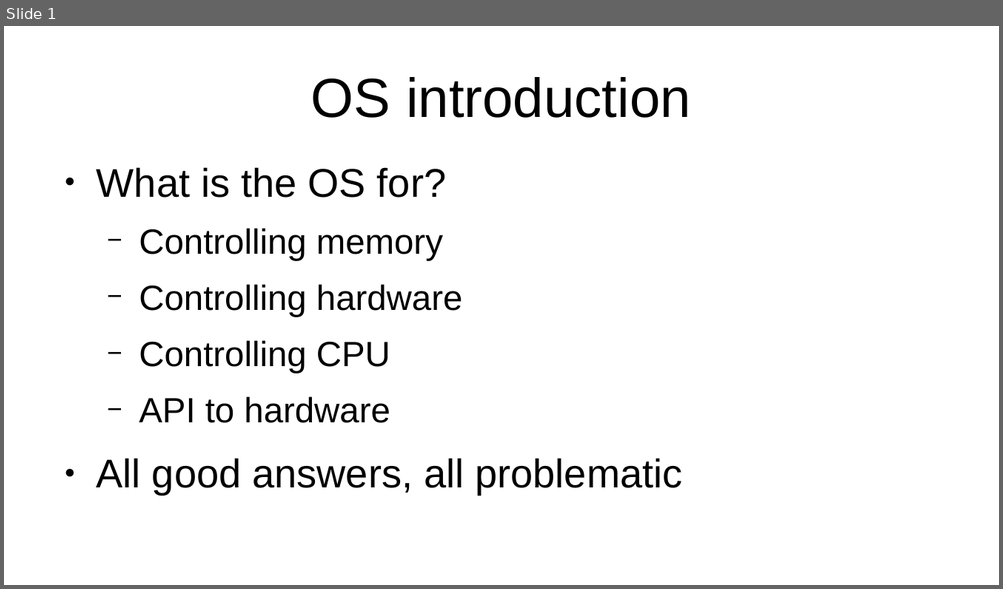
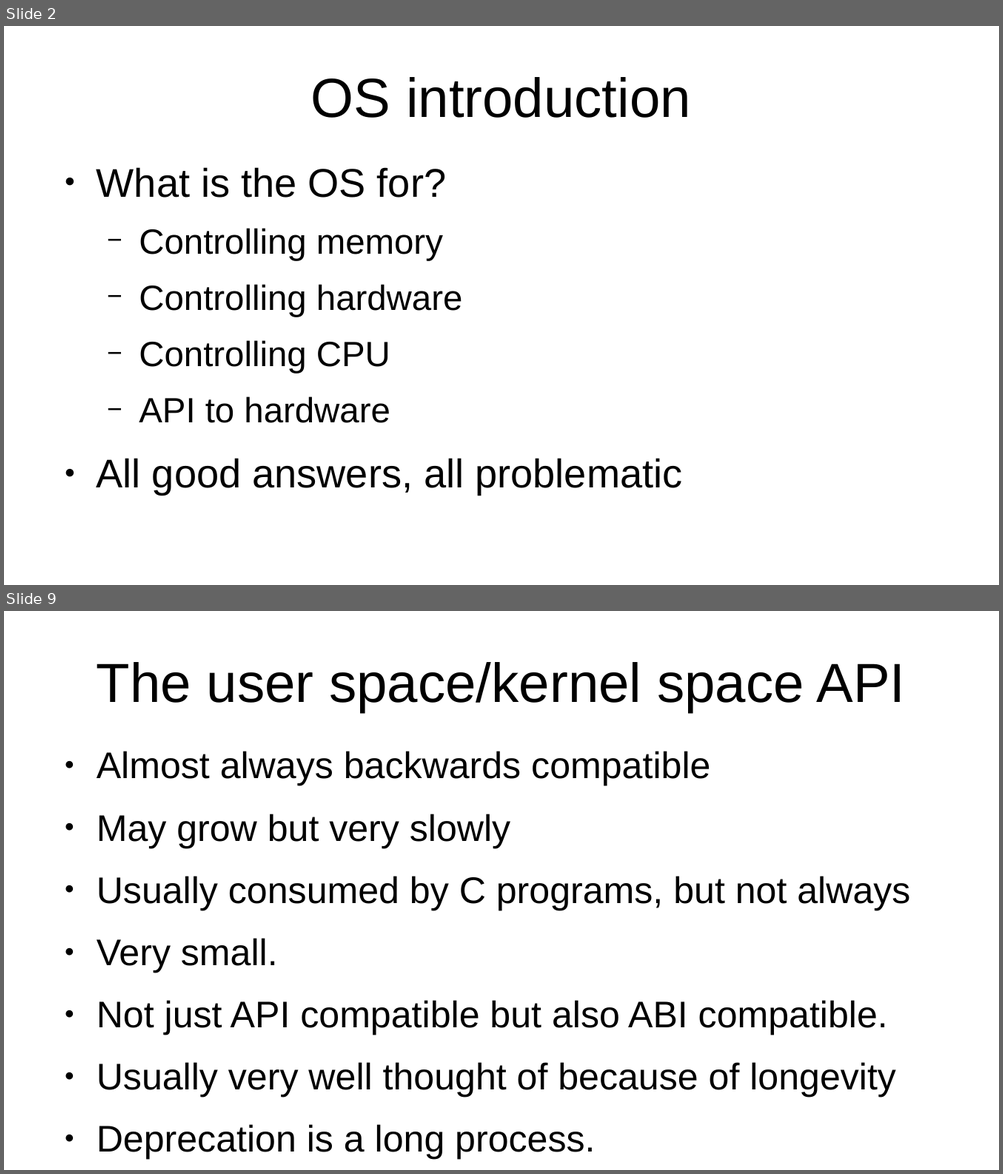
Before and after one commit to veltzer/teaching-slides, a slide deck: odp/os_basics.odp. Shown one above the other, each under a label of ours: slide 1 before the commit, slides 2 and 9 after it; the slides between them are not shown. The pictures are 1003x589 and 1003x1174 pixels, drawn with LibreOffice and Linux fonts; fonts in the diff are those of the drawing. Boxes give left, top, right and bottom in pixels: in the first picture for what was removed or moved away, otherwise in the second. Text is boxed around its words. In the diff, an @@ line names an element or a change of style, - is before the commit and + after.

```diff
--- a/odp/os_basics.odp
+++ b/odp/os_basics.odp
@@ slide 9 added at (4, 611, 999, 1170), background #FFFFFF @@
@@ title added at (96, 662, 905, 712), 44 pt, text #000000 @@
+The user space/kernel space API
@@ text added at (96, 751, 910, 1159), 29.6 pt, text #000000 @@
+● Almost always backwards compatible
+● May grow but very slowly
+● Usually consumed by C programs, but not always
+● Very small.
+● Not just API compatible but also ABI compatible.
+● Usually very well thought of because of longevity
+● Deprecation is a long process.
@@ what was slide 1 is now slide 2 @@
```
Also in this commit, not shown: 2 slides changed, 5 other slides added.
